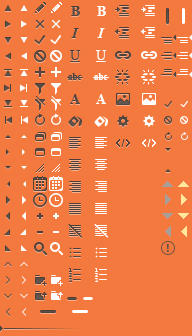
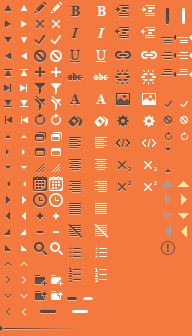
Layered file, before and after one edit (192 x 336). Changes by layer:
added layer "superscript hover" in group "editor" over [144, 181, 157, 191]
added layer "superscript" in group "editor" over [118, 181, 131, 191]
added layer "subscript hover" in group "editor" over [144, 161, 157, 171]
added layer "subscript" in group "editor" over [118, 161, 131, 171]
